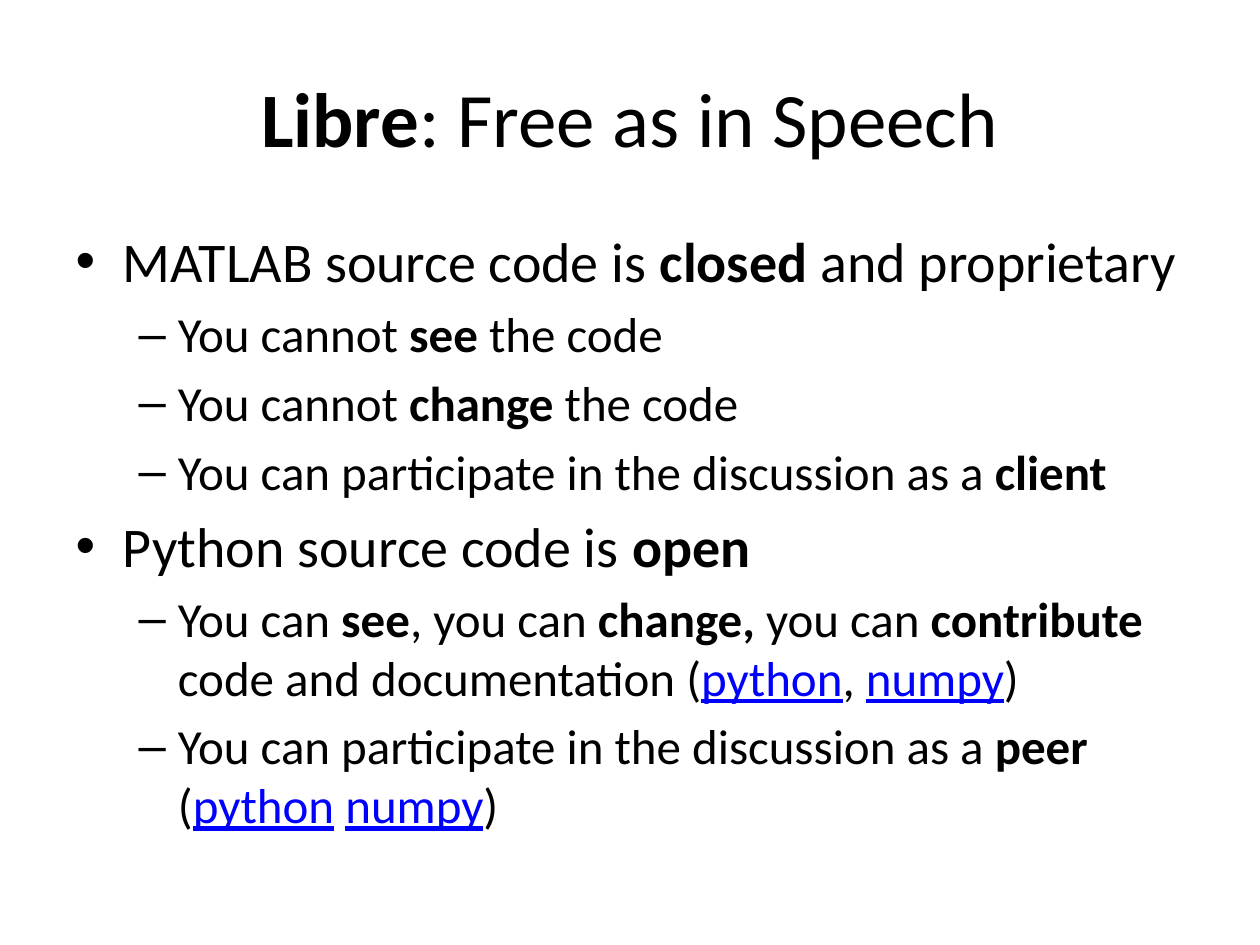
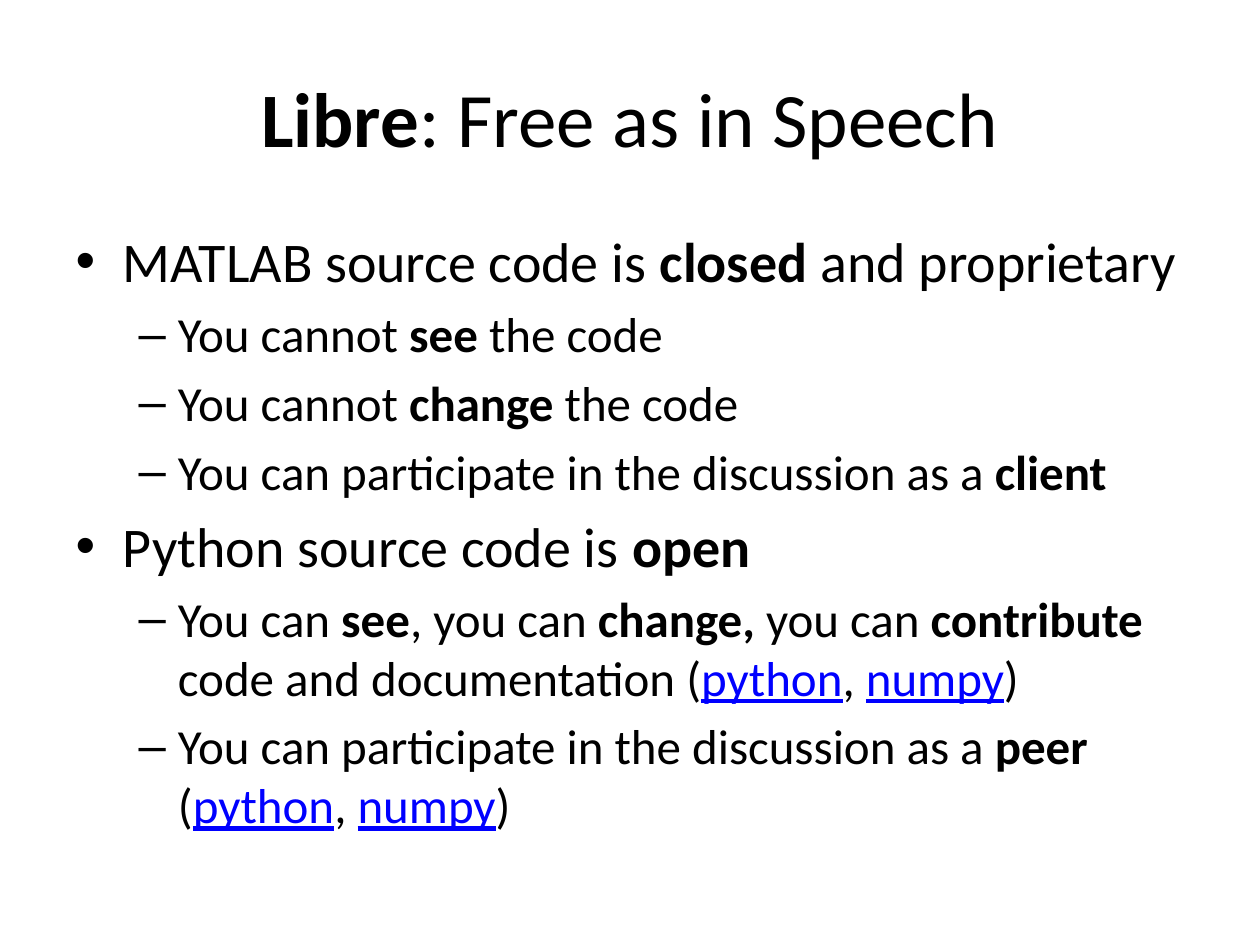
Before and after one commit to yoavram/Py4Eng, a slide deck: slide 15 of docs/Introduction to Python.pptx. Drawn at 1260x945 pixels with LibreOffice and Linux fonts; fonts in the diff are those of the drawing. Boxes give left, top, right and bottom in pixels: in the first picture for what was removed or moved away, otherwise in the second. Text is boxed around its words. In the diff, an @@ line names an element or a change of style, - is before the commit and + after.

```diff
--- a/docs/Introduction to Python.pptx
+++ b/docs/Introduction to Python.pptx
@@ text at (178,730,1088,831): text changed @@
-  – You can participate in the discussion as a peer (python numpy)
+  – You can participate in the discussion as a peer (python, numpy)
```
Also in this commit, not shown: 15 other slides changed, 3 slides added, 2 slides removed.
